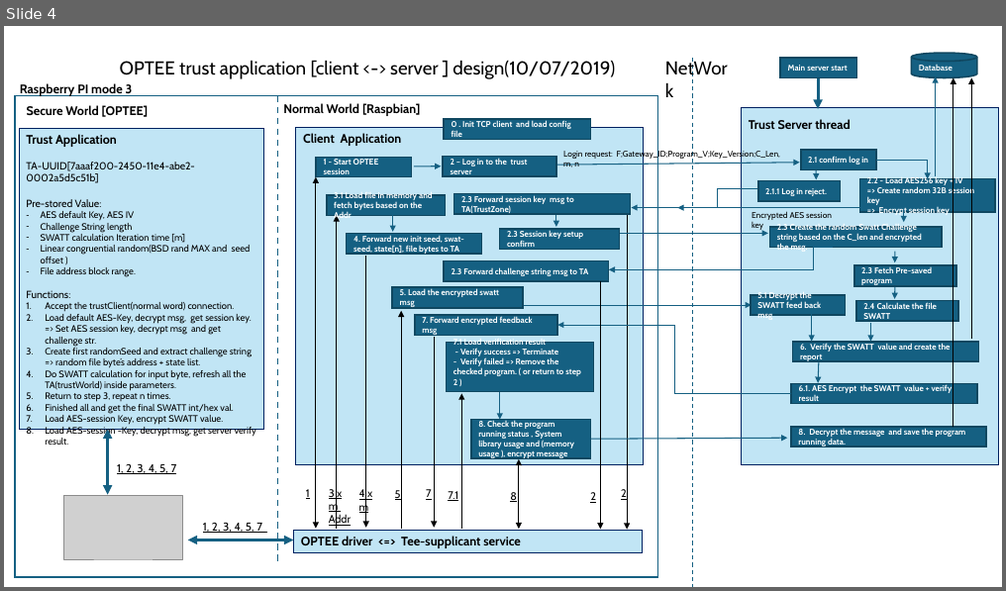
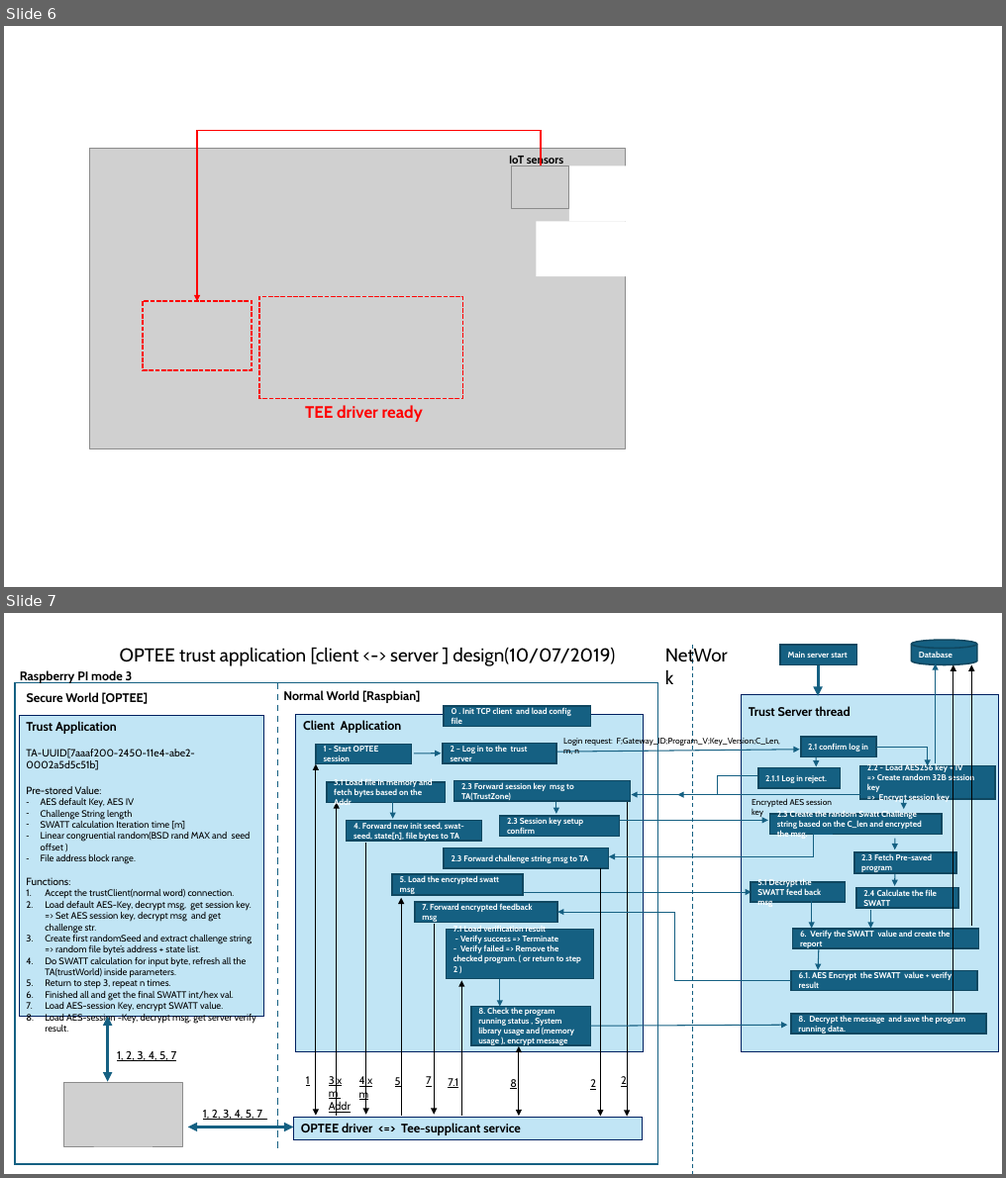
Before and after one commit to LiuYuancheng/Raspberry_PI_OPTEE, a slide deck: doc/designDoc.pptx. Shown one above the other, each under a label of ours: slide 4 before the commit, slides 6 and 7 after it. The pictures are 1006x591 and 1006x1178 pixels, drawn with LibreOffice and Linux fonts; fonts in the diff are those of the drawing; grey boxes stand for pictures. Boxes give left, top, right and bottom in pixels: in the first picture for what was removed or moved away, otherwise in the second. Text is boxed around its words. In the diff, an @@ line names an element or a change of style, - is before the commit and + after.

```diff
--- a/doc/designDoc.pptx
+++ b/doc/designDoc.pptx
@@ slide 6 added at (x1=4, y1=26, x2=1002, y2=587), background #FFFFFF @@
@@ elbow arrow added from (541, 166) to (197, 301), #FF0000 1.5 pt @@
@@ picture added at (x1=89, y1=148, x2=626, y2=449) @@
@@ text added at (x1=509, y1=154, x2=563, y2=167), 11 pt, text #000000, bold @@
+IoT sensors
@@ picture added at (x1=512, y1=166, x2=569, y2=209) @@
@@ rectangle added at (x1=569, y1=166, x2=675, y2=221), fill #FFFFFF @@
@@ rectangle added at (x1=537, y1=221, x2=636, y2=276), fill #FFFFFF @@
@@ rectangle added at (x1=143, y1=301, x2=252, y2=371), outline #FF0000 1.5 pt dashed @@
@@ rectangle added at (x1=259, y1=297, x2=463, y2=399), outline #FF0000 1.5 pt dashed @@
@@ text added at (x1=305, y1=405, x2=423, y2=422), 16 pt, text #FF0000, bold @@
+TEE driver ready
@@ what was slide 4 is now slide 7 @@
```
Also in this commit, not shown: 1 slide changed, 2 other slides added, 3 other files.
